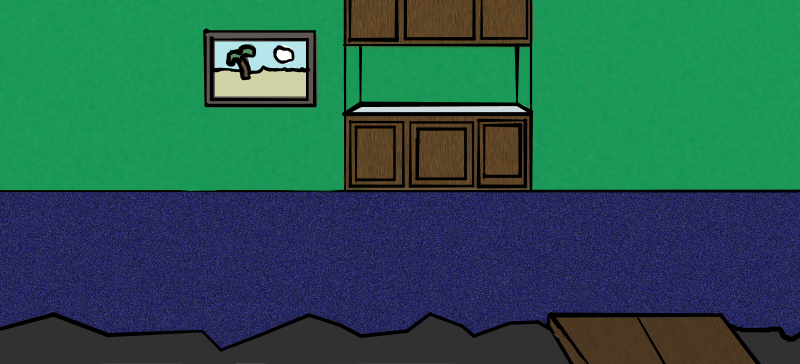
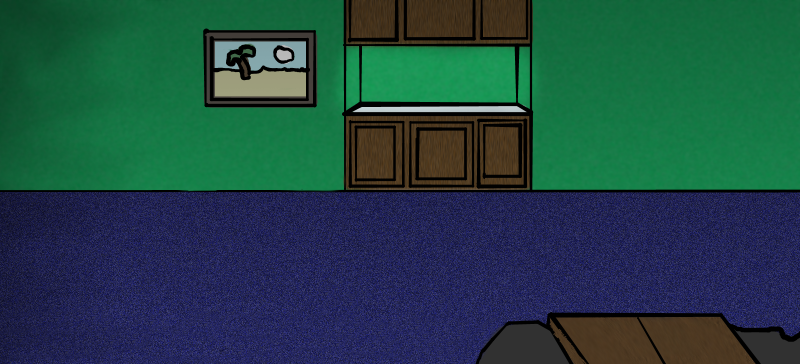
Two versions of the same layered image (800 x 364). Layer-by-layer changes:
added layer "lightfx" above "lines" over bbox(0, 0, 800, 364)
painted on "lines" over bbox(0, 312, 510, 364)
painted on "floor" over bbox(0, 281, 504, 364)
